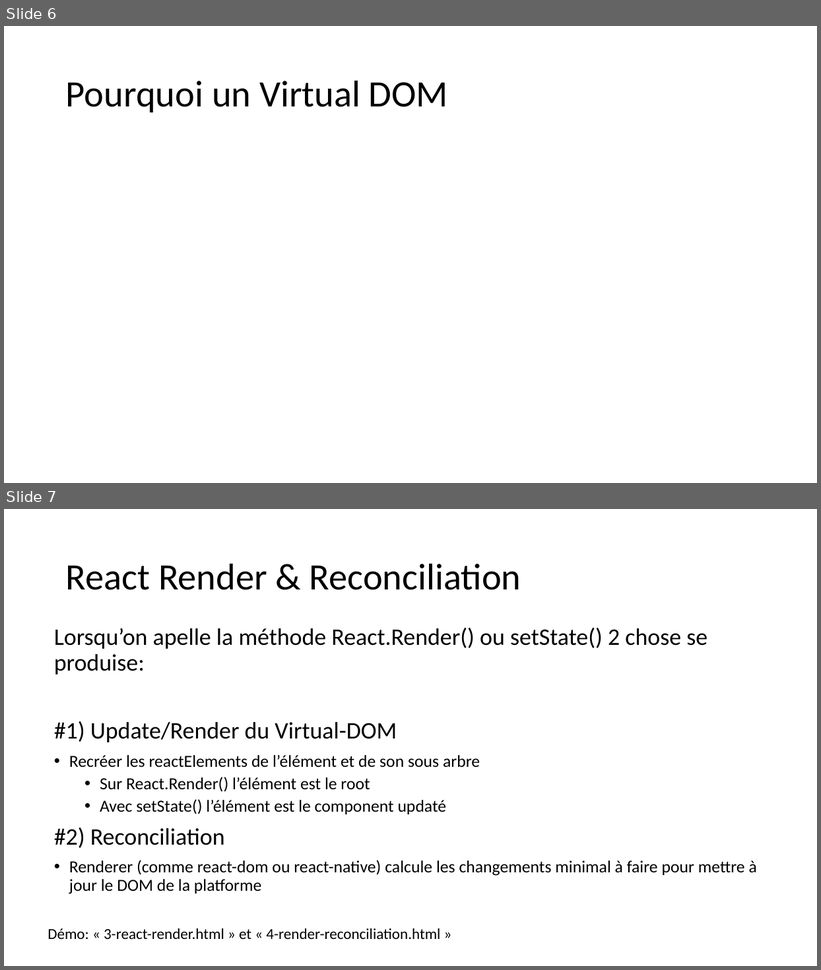
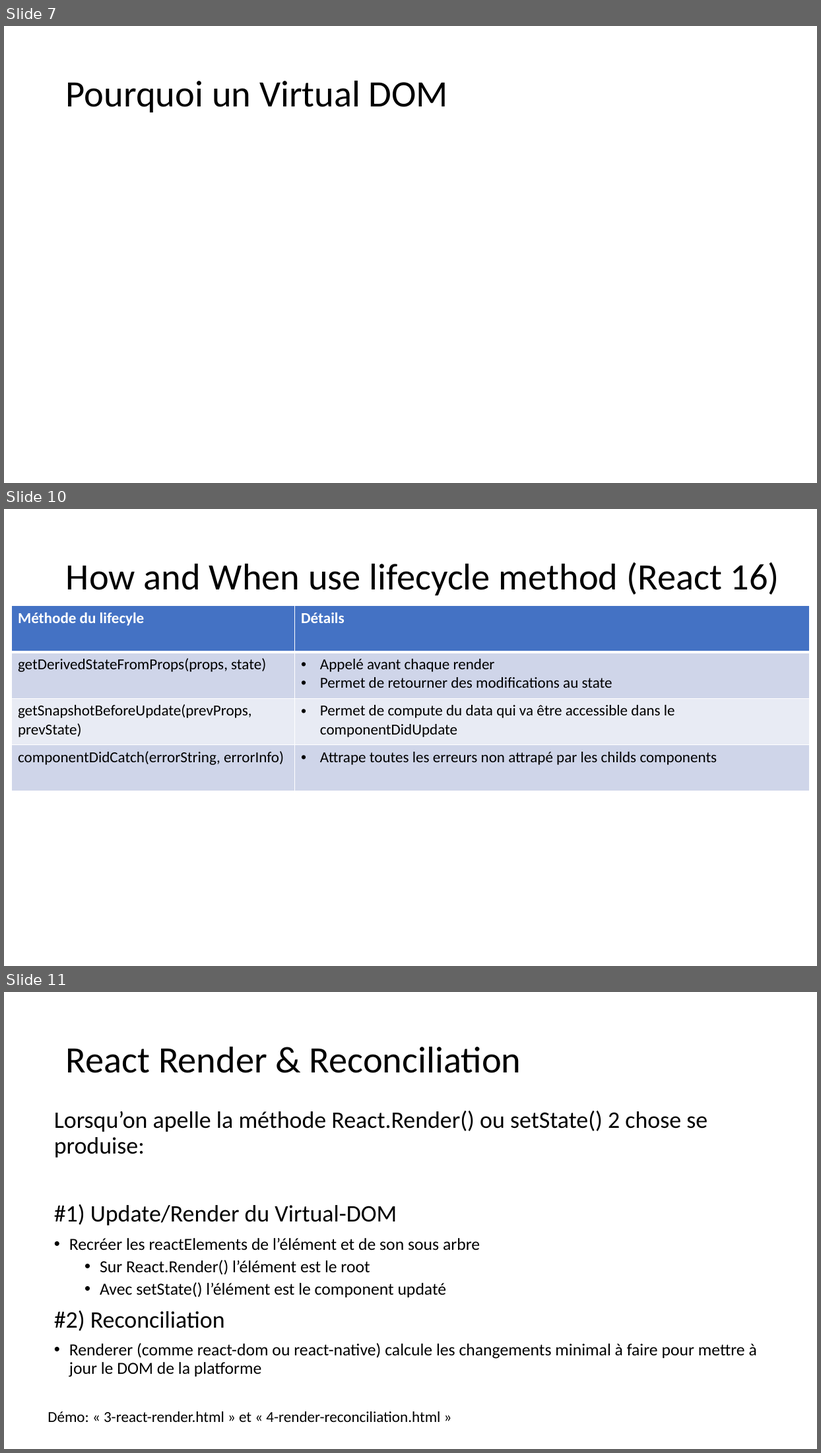
Before and after one commit to samuelgaudreau/formation-front-end-3, a slide deck: part-2/React-Perfo.pptx. Shown one above the other, each under a label of ours: slides 6 and 7 before the commit, slides 7, 10 and 11 after it; the slides between them are not shown. The pictures are 821x970 and 821x1453 pixels, drawn with LibreOffice and Linux fonts; fonts in the diff are those of the drawing. Boxes give left, top, right and bottom in pixels: in the first picture for what was removed or moved away, otherwise in the second. Text is boxed around its words. In the diff, an @@ line names an element or a change of style, - is before the commit and + after.

```diff
--- a/part-2/React-Perfo.pptx
+++ b/part-2/React-Perfo.pptx
@@ slide 10 added at (x1=4, y1=509, x2=817, y2=966), background #FFFFFF @@
@@ title added at (x1=66, y1=562, x2=780, y2=595), 44 pt, text #000000 @@
+How and When use lifecycle method (React 16)
@@ table added at (x1=12, y1=606, x2=809, y2=791), 4 rows, 2 columns @@
+Méthode du lifecyle | Détails
+getDerivedStateFromProps(props, state) | Appelé avant chaque render / Permet de retourner des modifications au state
+getSnapshotBeforeUpdate(prevProps, prevState) | Permet de compute du data qui va être accessible dans le componentDidUpdate
+componentDidCatch(errorString, errorInfo) | Attrape toutes les erreurs non attrapé par les childs components
@@ what was slide 6 is now slide 7 @@
@@ what was slide 7 is now slide 11 @@
```
Also in this commit, not shown: 2 slides changed, 9 other slides added, 13 other files.
